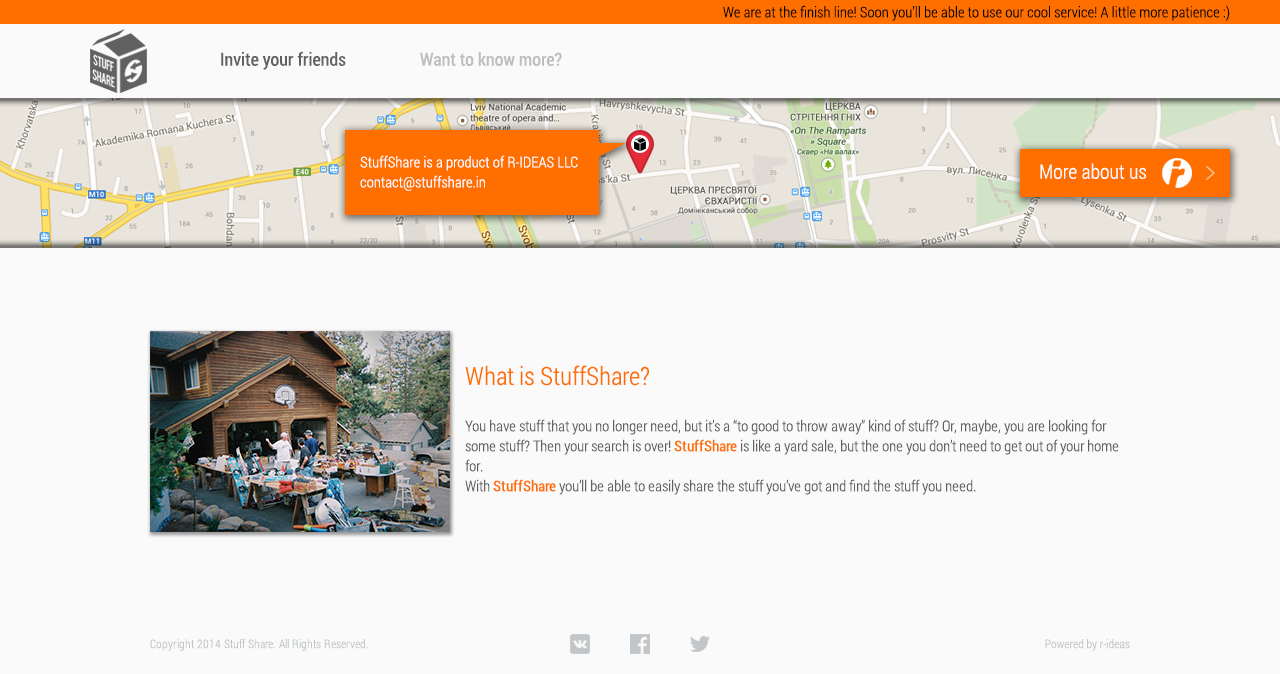
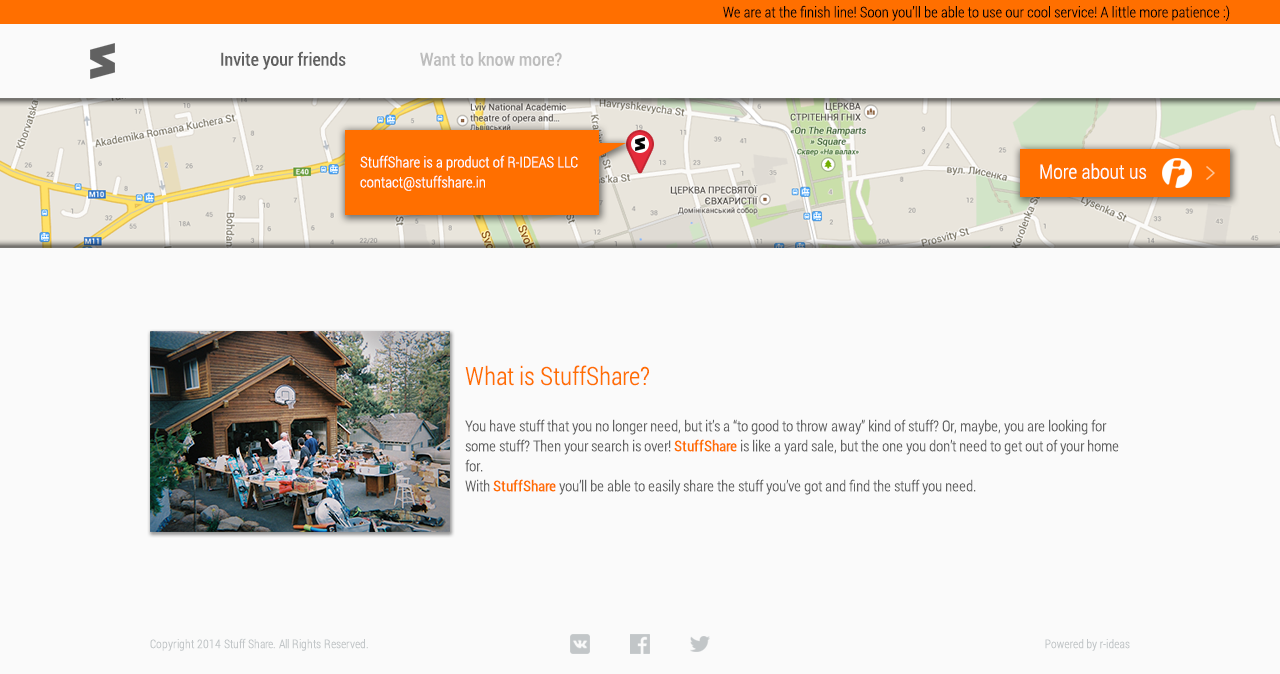
Two versions of the same layered image (1280 × 674). Layer-by-layer changes:
added layer "New logo" in group "Header Signed out_alt" over (90, 43, 115, 79)
hid "Logo 61" (1st of 2, in "Header Signed out_alt") over (90, 29, 147, 93)
renamed "Box icon" to "S icon", painted on it over (634, 137, 646, 151)
removed layer "Эллипс 1" from group "Pins" over (634, 137, 646, 151)
